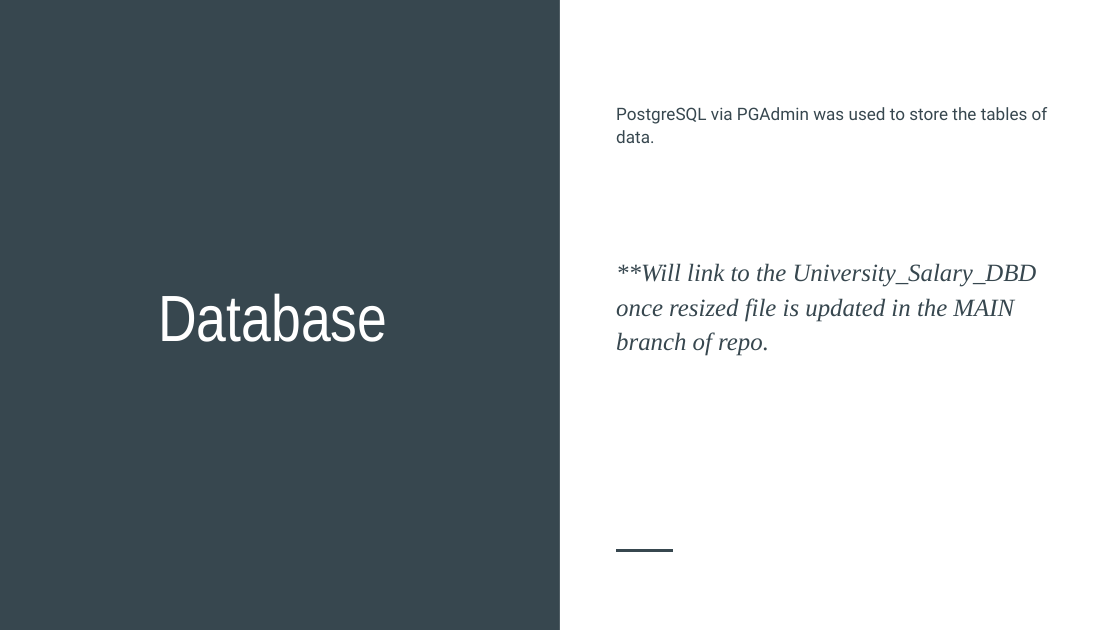
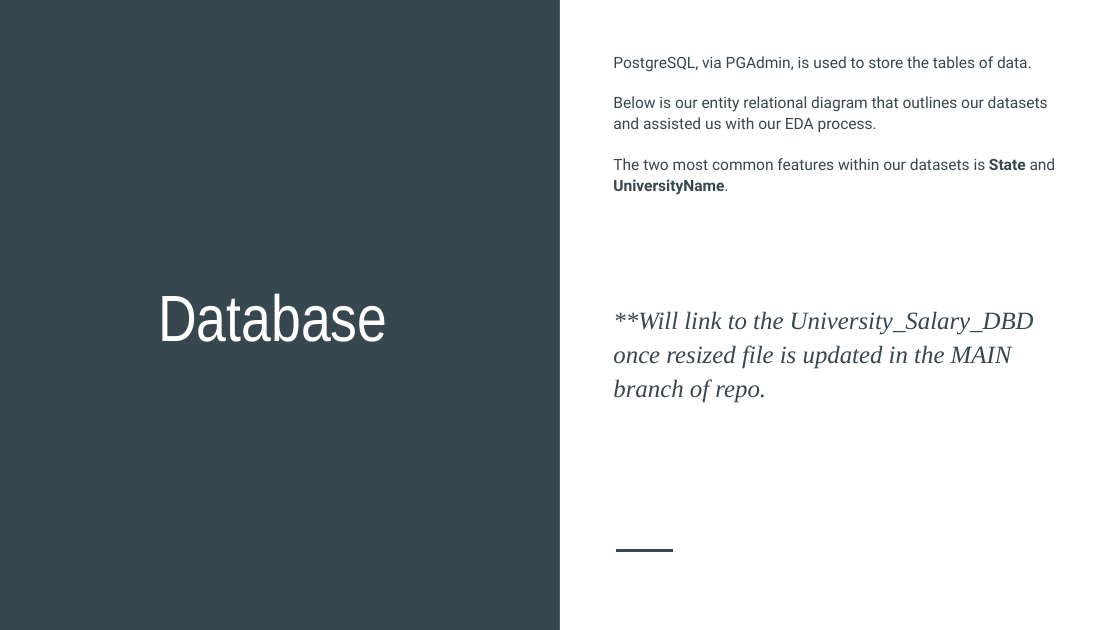
Before and after one commit to razon7/Group-Project, a slide deck: slide 7 of College_Costs_Career_Pay.pptx. Drawn at 1120x630 pixels with LibreOffice and Linux fonts; fonts in the diff are those of the drawing. Boxes give left, top, right and bottom in pixels: in the first picture for what was removed or moved away, otherwise in the second. Text is boxed around its words. In the diff, an @@ line names an element or a change of style, - is before the commit and + after.

```diff
--- a/College_Costs_Career_Pay.pptx
+++ b/College_Costs_Career_Pay.pptx
@@ text "PostgreSQL, via PGAdmin, is used ...": place and size @@
-text "PostgreSQL, via PGAdmin, is used ..." at (616,107,1048,356)
+text "PostgreSQL, via PGAdmin, is used ..." at (613,56,1056,403)
@@ text at (613,56,1056,195): text changed; size 11 to 10 pt @@
-PostgreSQL via PGAdmin was used to store the tables of data.
+PostgreSQL, via PGAdmin, is used to store the tables of data.
+Below is our entity relational diagram that outlines our datasets and assisted us with our EDA process.
+The two most common features within our datasets is State and UniversityName.
```
Also in this commit, not shown: 1 other slide changed.
